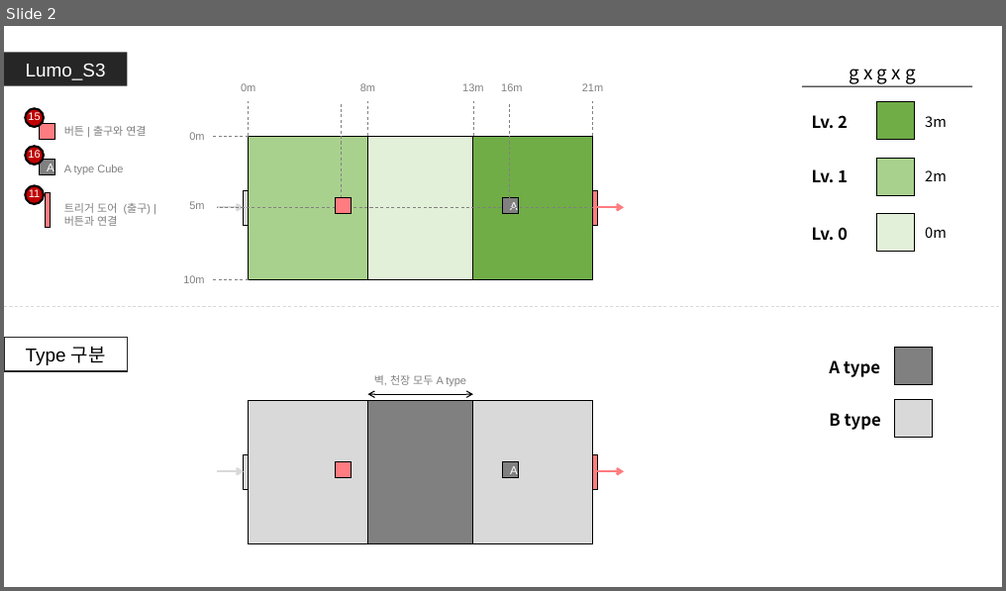
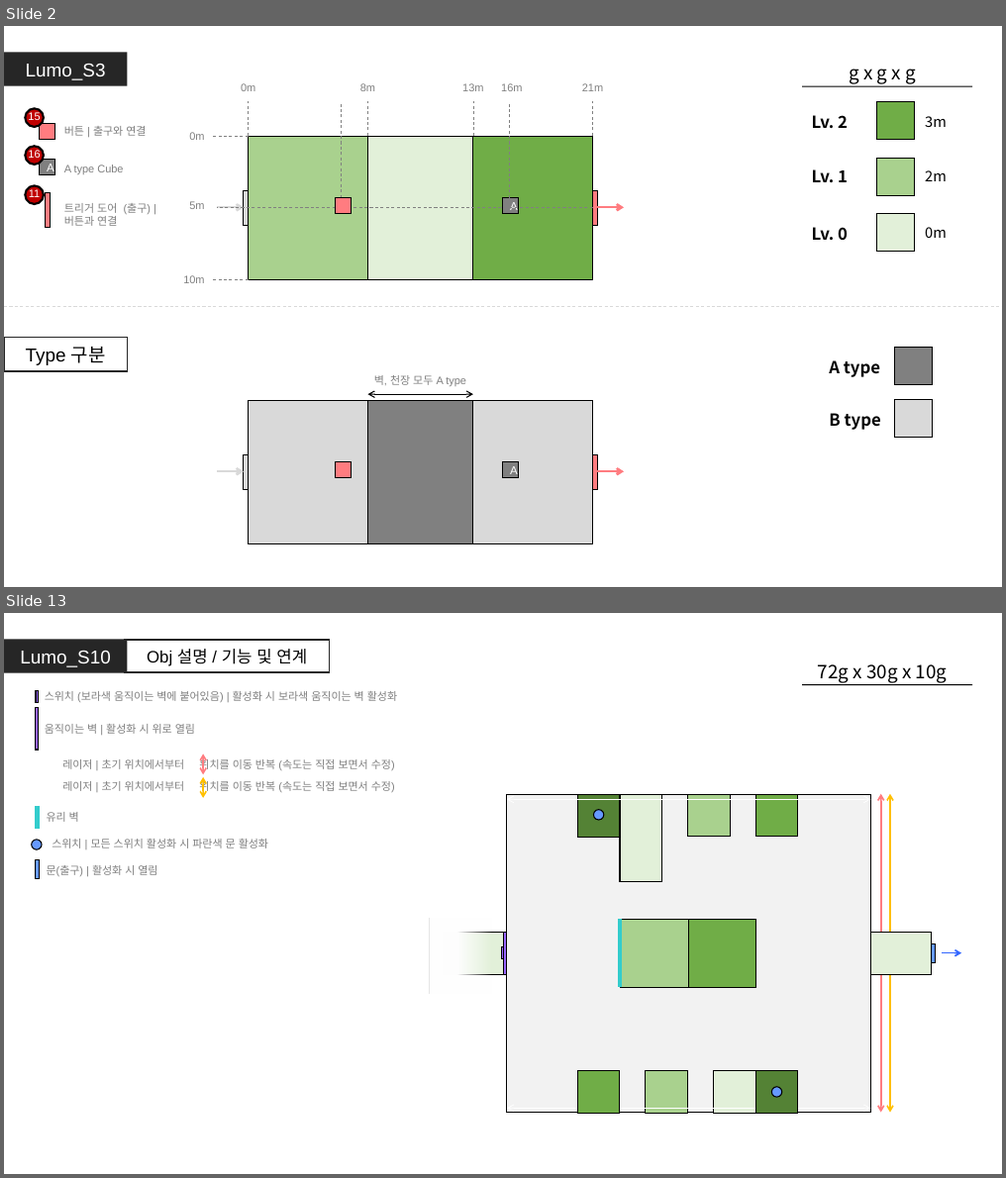
Before and after one commit to GGMGangsterHamster/GangsterHamster, a slide deck: Documents/Lumo_Stage.pptx. Shown one above the other, each under a label of ours: slide 2 before the commit, slides 2 and 13 after it; the slides between them are not shown. The pictures are 1006x591 and 1006x1178 pixels, drawn with LibreOffice and Linux fonts; fonts in the diff are those of the drawing. Boxes give left, top, right and bottom in pixels: in the first picture for what was removed or moved away, otherwise in the second. Text is boxed around its words. In the diff, an @@ line names an element or a change of style, - is before the commit and + after.

Commit message:
Lumo_S10 작성 완료

```diff
--- a/Documents/Lumo_Stage.pptx
+++ b/Documents/Lumo_Stage.pptx
@@ slide 13 added at (x1=4, y1=613, x2=1002, y2=1174), background #FFFFFF @@
@@ rectangle added at (x1=4, y1=639, x2=127, y2=673), fill #262626, 18 pt, text #FFFFFF @@
+Lumo_S10
@@ rectangle added at (x1=125, y1=640, x2=329, y2=672), outline #262626 1.5 pt, 16 pt, text #000000 @@
+Obj 설명 / 기능 및 연계
@@ text added at (x1=818, y1=664, x2=947, y2=683), 18 pt, text #000000 @@
+72g x 30g x 10g
@@ rectangle added at (x1=36, y1=691, x2=39, y2=703), fill #9966FF, outline #000000 1 pt @@
@@ text added at (x1=45, y1=691, x2=397, y2=702), 10.5 pt, text #808080 @@
+스위치 (보라색 움직이는 벽에 붙어있음) | 활성화 시 보라색 움직이는 벽 활성화
@@ line added from (802, 685) to (973, 685), #000000 1 pt @@
@@ rectangle added at (x1=35, y1=707, x2=38, y2=750), fill #9966FF, outline #000000 1 pt @@
@@ text added at (x1=45, y1=724, x2=195, y2=734), 10.5 pt, text #808080 @@
+움직이는 벽 | 활성화 시 위로 열림
@@ text added at (x1=62, y1=757, x2=395, y2=771), 10.5 pt, text #808080 @@
+레이저 | 초기 위치에서부터 위치를 이동 반복 (속도는 직접 보면서 수정)
@@ double arrow added from (203, 774) to (203, 754), #FF7C80 1.5 pt @@
@@ double arrow added from (19, 786) to (54, 786), #FFFFFF 0.75 pt @@
@@ double arrow added from (20, 764) to (53, 764), #FFFFFF 0.75 pt @@
@@ text added at (x1=62, y1=779, x2=395, y2=794), 10.5 pt, text #808080 @@
+레이저 | 초기 위치에서부터 위치를 이동 반복 (속도는 직접 보면서 수정)
@@ double arrow added from (203, 798) to (203, 777), #FFC000 1.5 pt @@
@@ line added from (37, 805) to (37, 830), #33CCCC 4.5 pt @@
@@ text added at (x1=47, y1=812, x2=79, y2=822), 10.5 pt, text #808080 @@
+유리 벽
@@ ellipse added at (x1=32, y1=840, x2=43, y2=851), fill #6699FF, outline #000000 1 pt @@
@@ text added at (x1=52, y1=839, x2=268, y2=849), 10.5 pt, text #808080 @@
+스위치 | 모든 스위치 활성화 시 파란색 문 활성화
@@ rectangle added at (x1=35, y1=861, x2=39, y2=878), fill #6699FF, outline #000000 1 pt @@
@@ text added at (x1=47, y1=865, x2=157, y2=876), 10.5 pt, text #808080 @@
+문(출구) | 활성화 시 열림
@@ group added at (x1=430, y1=794, x2=961, y2=1113): 17 rectangles, 4 double arrows, 2 ellipses, 1 arrow, 1 line @@
```
Also in this commit, not shown: 3 slides changed, 7 other slides added, 1 slide removed.
